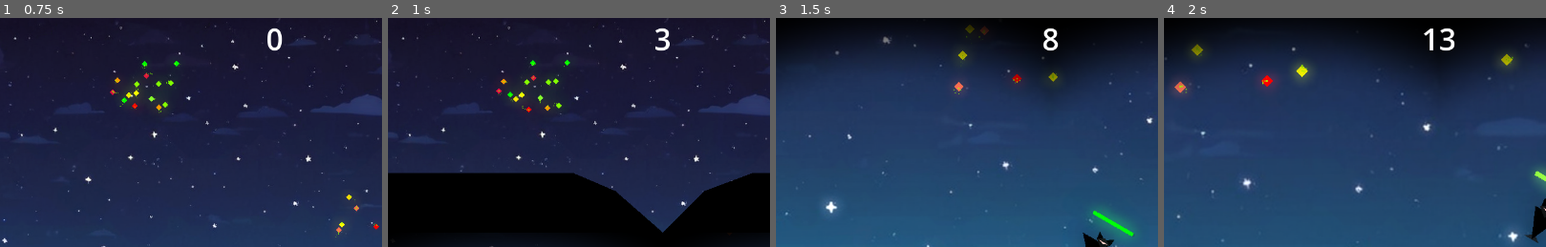
Above: before the commit, frames 1-4 (left to right).
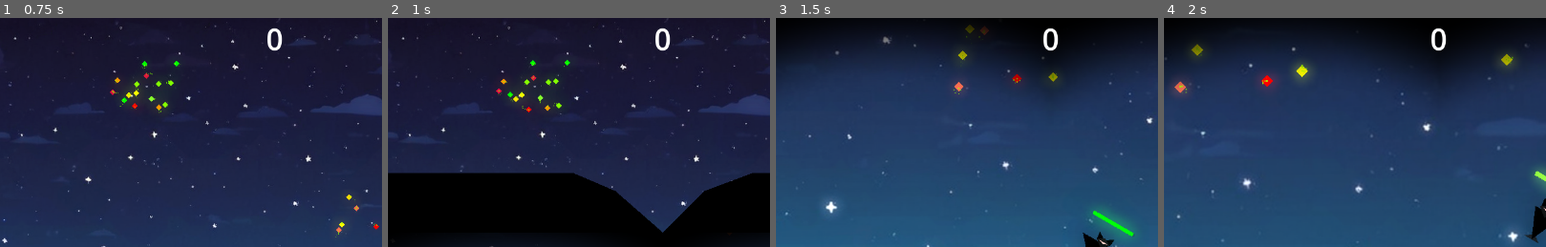
Above: after the commit, the same moments.

Repository: straightOn/FarthestBat
Game: Godot game, scene res://testarea.tscn
Two runs of this game, one before a commit and one after it. Both use one fixed random seed, a clock stepped at 60 frames per second and the inputs below.
Inputs (mouse positions are % of the whole screen's width and height, from its top left):
- Up to frame 1 (0.75 s): tap Enter (ui_accept) at 0.5 s; move the mouse to (55, 77) at 0.52 s; hold Right (ui_right) from 0.53 s (still down); hold Enter (ui_accept) from 0.53 s (still down); click (55, 77) at 0.67 s
- Up to frame 2 (1 s): keep holding Right (ui_right); keep holding Enter (ui_accept)
- Up to frame 3 (1.5 s): keep holding Right (ui_right); move the mouse to (61, 66) at 1.27 s; release Enter (ui_accept) at 1.28 s; click (61, 66) at 1.35 s
- Up to frame 4 (2 s): keep holding Right (ui_right); tap Enter (ui_accept) at 1.52, 1.55, 1.82 s
The pictures show only the part of the screen within x 14-64%, y 0-50%; the shares and areas given below are measured in that part.

Frame 1 is identical in both runs. In frame 2, 0.2% of the frame differs, in the area x 70-74%, y 4-15%; in frame 3, 0.2%; in frame 4, 0.5%, in the area x 68-77%, y 4-15%.
Error after the commit: Cannot call method 'start' on a null value. (res://testarea.gd:35)

Commit message:
added missing stuff

Diff:
--- a/character/bat.gd
+++ b/character/bat.gd
@@ -16,6 +16,7 @@
 var stamina = 100
 var flap_cost = 2
 var flapping = false
+var direction = 0
 
 signal on_caught
 
@@ -26,6 +27,12 @@
 	stamina = 100
 	animation_player.play("flap")
 	flapping = true
+
+func set_direction(new_direction: int):
+	direction = new_direction
+
+func flap():
+	pass
 
 func _physics_process(delta):
 	if not is_on_floor():
--- a/character/bat.tscn
+++ b/character/bat.tscn
@@ -14,11 +14,9 @@
 [sub_resource type="ParticleProcessMaterial" id="ParticleProcessMaterial_v5ab3"]
 particle_flag_disable_z = true
 direction = Vector3(0, 1, 0)
-gravity = Vector3(0, 98, 0)
 initial_velocity_min = 80.0
 initial_velocity_max = 80.0
-orbit_velocity_min = 0.0
-orbit_velocity_max = 0.0
+gravity = Vector3(0, 98, 0)
 
 [sub_resource type="CapsuleShape2D" id="CapsuleShape2D_28nlh"]
 height = 32.0
--- /dev/null
+++ b/character/player_input.gd
@@ -0,0 +1,5 @@
+extends Node2D
+
+# Called every frame. 'delta' is the elapsed time since the previous frame.
+func _process(delta):
+	pass
--- /dev/null
+++ b/character/player_input.tscn
@@ -0,0 +1,6 @@
+[gd_scene load_steps=2 format=3 uid="uid://du280fm5bxcu7"]
+
+[ext_resource type="Script" path="res://character/player_input.gd" id="1_r0osm"]
+
+[node name="PlayerInput" type="Node2D"]
+script = ExtResource("1_r0osm")
--- a/project.godot
+++ b/project.godot
@@ -12,7 +12,7 @@
 
 config/name="FarthestBat"
 run/main_scene="res://testarea.tscn"
-config/features=PackedStringArray("4.1", "GL Compatibility")
+config/features=PackedStringArray("4.2", "GL Compatibility")
 config/icon="res://icon.svg"
 
 [display]
--- /dev/null
+++ b/start.tscn
@@ -0,0 +1,3 @@
+[gd_scene format=3 uid="uid://kds08jouk45x"]
+
+[node name="Start" type="Node2D"]
--- a/testarea.tscn
+++ b/testarea.tscn
@@ -1,44 +1,20 @@
-[gd_scene load_steps=18 format=3 uid="uid://c8xu6pj73b3jv"]
+[gd_scene load_steps=13 format=3 uid="uid://c8xu6pj73b3jv"]
 
 [ext_resource type="Script" path="res://testarea.gd" id="1_3kbpe"]
 [ext_resource type="PackedScene" uid="uid://ckks5sxlrrs0p" path="res://character/bat.tscn" id="1_mbr66"]
-[ext_resource type="Texture2D" uid="uid://ip6x04vaj5ue" path="res://assets/background.png" id="2_sevyk"]
+[ext_resource type="PackedScene" uid="uid://bwjwjc317hhkf" path="res://world/world.tscn" id="2_sv8tq"]
 [ext_resource type="PackedScene" uid="uid://bon7cove46jc4" path="res://world/spy_glass_overlay.tscn" id="2_tl0ve"]
-[ext_resource type="PackedScene" uid="uid://bhkbqk1g6n4fc" path="res://world/firefly_spawner.tscn" id="3_66t3i"]
+[ext_resource type="PackedScene" uid="uid://dpfykxenl6jar" path="res://world/fire_fly_container.tscn" id="3_5xs55"]
 [ext_resource type="PackedScene" uid="uid://bg5uxie7ahylk" path="res://character/ground_predator.tscn" id="5_6ths3"]
-
-[sub_resource type="WorldBoundaryShape2D" id="WorldBoundaryShape2D_v01u3"]
-
-[sub_resource type="WorldBoundaryShape2D" id="WorldBoundaryShape2D_4wt0d"]
-normal = Vector2(1, 0)
-
-[sub_resource type="WorldBoundaryShape2D" id="WorldBoundaryShape2D_a7nvm"]
-normal = Vector2(-1, 0)
-
-[sub_resource type="WorldBoundaryShape2D" id="WorldBoundaryShape2D_lsdmn"]
-normal = Vector2(0, 1)
-
-[sub_resource type="RectangleShape2D" id="RectangleShape2D_oac1y"]
-
-[sub_resource type="Environment" id="Environment_wrhyu"]
-background_mode = 3
-glow_enabled = true
-glow_levels/1 = 0.9
-glow_levels/2 = 1.32
-glow_levels/4 = 1.68
-glow_normalized = true
-glow_intensity = 2.43
-glow_strength = 1.44
-glow_blend_mode = 0
-glow_hdr_threshold = 0.0
-glow_hdr_luminance_cap = 21.01
+[ext_resource type="PackedScene" uid="uid://du280fm5bxcu7" path="res://character/player_input.tscn" id="6_qprc5"]
+[ext_resource type="PackedScene" uid="uid://d2r6p1wjgwg6c" path="res://world/ui.tscn" id="8_w1m6l"]
 
 [sub_resource type="Animation" id="Animation_xdfmm"]
 length = 0.001
 tracks/0/type = "value"
 tracks/0/imported = false
 tracks/0/enabled = true
-tracks/0/path = NodePath("Character/Player/Camera2D:zoom")
+tracks/0/path = NodePath("Player/Bat/Camera2D:zoom")
 tracks/0/interp = 1
 tracks/0/loop_wrap = true
 tracks/0/keys = {
@@ -65,7 +41,7 @@
 tracks/0/type = "value"
 tracks/0/imported = false
 tracks/0/enabled = true
-tracks/0/path = NodePath("Character/Player/Camera2D:zoom")
+tracks/0/path = NodePath("Player/Bat/Camera2D:zoom")
 tracks/0/interp = 1
 tracks/0/loop_wrap = true
 tracks/0/keys = {
@@ -96,65 +72,20 @@
 [sub_resource type="CircleShape2D" id="CircleShape2D_nmu2v"]
 radius = 50.0
 
-[sub_resource type="LabelSettings" id="LabelSettings_5yv4h"]
-font_size = 50
-
 [node name="Testarea" type="Node2D"]
 script = ExtResource("1_3kbpe")
 
-[node name="World" type="Node2D" parent="."]
+[node name="World" parent="." instance=ExtResource("2_sv8tq")]
 
-[node name="Background" type="Sprite2D" parent="World"]
-texture = ExtResource("2_sevyk")
-centered = false
+[node name="FireFlyContainer" parent="." instance=ExtResource("3_5xs55")]
 
-[node name="Borders" type="StaticBody2D" parent="World"]
-position = Vector2(677, 766)
+[node name="Player" type="Node2D" parent="."]
 
-[node name="Bottom" type="CollisionShape2D" parent="World/Borders"]
-position = Vector2(0, -20)
-shape = SubResource("WorldBoundaryShape2D_v01u3")
-
-[node name="Left" type="CollisionShape2D" parent="World/Borders"]
-position = Vector2(-677, -405)
-shape = SubResource("WorldBoundaryShape2D_4wt0d")
-
-[node name="Right" type="CollisionShape2D" parent="World/Borders"]
-position = Vector2(602, -405)
-shape = SubResource("WorldBoundaryShape2D_a7nvm")
-
-[node name="Top" type="CollisionShape2D" parent="World/Borders"]
-position = Vector2(2, -757)
-shape = SubResource("WorldBoundaryShape2D_lsdmn")
-
-[node name="Podest" type="CollisionShape2D" parent="World/Borders"]
-position = Vector2(22, -151)
-shape = SubResource("RectangleShape2D_oac1y")
-
-[node name="WorldEnvironment" type="WorldEnvironment" parent="World"]
-environment = SubResource("Environment_wrhyu")
-
-[node name="FireFlyContainer" type="Node2D" parent="."]
-
-[node name="FireflySpawner" parent="FireFlyContainer" instance=ExtResource("3_66t3i")]
-position = Vector2(429, 130)
-
-[node name="FireflySpawner2" parent="FireFlyContainer" instance=ExtResource("3_66t3i")]
-position = Vector2(791, 368)
-
-[node name="FireflySpawner3" parent="FireFlyContainer" instance=ExtResource("3_66t3i")]
-position = Vector2(321, 499)
-
-[node name="FireflySpawner4" parent="FireFlyContainer" instance=ExtResource("3_66t3i")]
-position = Vector2(1068, 295)
-
-[node name="Character" type="Node2D" parent="."]
-
-[node name="Player" parent="Character" instance=ExtResource("1_mbr66")]
+[node name="Bat" parent="Player" instance=ExtResource("1_mbr66")]
 unique_name_in_owner = true
 position = Vector2(698, 582)
 
-[node name="Camera2D" type="Camera2D" parent="Character/Player"]
+[node name="Camera2D" type="Camera2D" parent="Player/Bat"]
 unique_name_in_owner = true
 position = Vector2(-1, 0)
 limit_left = 0
@@ -164,52 +95,34 @@
 position_smoothing_enabled = true
 rotation_smoothing_enabled = true
 
-[node name="CameraAnimation" type="AnimationPlayer" parent="Character/Player"]
+[node name="CameraAnimation" type="AnimationPlayer" parent="Player/Bat"]
 unique_name_in_owner = true
 root_node = NodePath("../../..")
 libraries = {
 "": SubResource("AnimationLibrary_7tofy")
 }
 
-[node name="MouseArea" type="Area2D" parent="Character/Player"]
+[node name="MouseArea" type="Area2D" parent="Player/Bat"]
 
-[node name="CollisionShape2D" type="CollisionShape2D" parent="Character/Player/MouseArea"]
+[node name="CollisionShape2D" type="CollisionShape2D" parent="Player/Bat/MouseArea"]
 shape = SubResource("CircleShape2D_nmu2v")
 
-[node name="GroundPredator" parent="Character" instance=ExtResource("5_6ths3")]
+[node name="GroundPredator" parent="Player" instance=ExtResource("5_6ths3")]
 position = Vector2(111, 719)
+
+[node name="PlayerInput" parent="Player" instance=ExtResource("6_qprc5")]
 
 [node name="SpyGlassOverlay" parent="." instance=ExtResource("2_tl0ve")]
 unique_name_in_owner = true
 offset = Vector2(0, 900)
 transform = Transform2D(1, 0, 0, 1, 0, 900)
 
-[node name="Ui" type="CanvasLayer" parent="."]
+[node name="Ui" parent="." instance=ExtResource("8_w1m6l")]
 unique_name_in_owner = true
-visible = false
 
-[node name="ScoreTimer" type="Timer" parent="Ui"]
-unique_name_in_owner = true
-wait_time = 0.1
-
-[node name="VBoxContainer" type="VBoxContainer" parent="Ui"]
-anchors_preset = 10
-anchor_right = 1.0
-offset_bottom = 69.0
-grow_horizontal = 2
-
-[node name="ScoreLabel" type="Label" parent="Ui/VBoxContainer"]
-unique_name_in_owner = true
-layout_mode = 2
-text = "0"
-label_settings = SubResource("LabelSettings_5yv4h")
-horizontal_alignment = 1
-vertical_alignment = 1
-
-[connection signal="input_event" from="Character/Player" to="." method="_on_player_input_event"]
-[connection signal="mouse_entered" from="Character/Player" to="." method="_on_player_mouse_entered"]
-[connection signal="mouse_exited" from="Character/Player" to="." method="_on_player_mouse_exited"]
-[connection signal="input_event" from="Character/Player/MouseArea" to="." method="_on_mouse_area_input_event"]
-[connection signal="mouse_entered" from="Character/Player/MouseArea" to="." method="_on_mouse_area_mouse_entered"]
-[connection signal="mouse_exited" from="Character/Player/MouseArea" to="." method="_on_mouse_area_mouse_exited"]
-[connection signal="timeout" from="Ui/ScoreTimer" to="." method="_on_timer_timeout"]
+[connection signal="input_event" from="Player/Bat" to="." method="_on_player_input_event"]
+[connection signal="mouse_entered" from="Player/Bat" to="." method="_on_player_mouse_entered"]
+[connection signal="mouse_exited" from="Player/Bat" to="." method="_on_player_mouse_exited"]
+[connection signal="input_event" from="Player/Bat/MouseArea" to="." method="_on_mouse_area_input_event"]
+[connection signal="mouse_entered" from="Player/Bat/MouseArea" to="." method="_on_mouse_area_mouse_entered"]
+[connection signal="mouse_exited" from="Player/Bat/MouseArea" to="." method="_on_mouse_area_mouse_exited"]
--- /dev/null
+++ b/world/fire_fly_container.tscn
@@ -0,0 +1,17 @@
+[gd_scene load_steps=2 format=3 uid="uid://dpfykxenl6jar"]
+
+[ext_resource type="PackedScene" uid="uid://bhkbqk1g6n4fc" path="res://world/firefly_spawner.tscn" id="1_n8bay"]
+
+[node name="FireFlyContainer" type="Node2D"]
+
+[node name="FireflySpawner" parent="." instance=ExtResource("1_n8bay")]
+position = Vector2(429, 130)
+
+[node name="FireflySpawner2" parent="." instance=ExtResource("1_n8bay")]
+position = Vector2(791, 368)
+
+[node name="FireflySpawner3" parent="." instance=ExtResource("1_n8bay")]
+position = Vector2(321, 499)
+
+[node name="FireflySpawner4" parent="." instance=ExtResource("1_n8bay")]
+position = Vector2(1068, 295)
--- a/world/firefly.tscn
+++ b/world/firefly.tscn
@@ -21,11 +21,11 @@
 color_ramp = SubResource("GradientTexture1D_2a3hq")
 anim_speed_max = 1.0
 
+[sub_resource type="Animation" id="Animation_l2py0"]
+resource_name = "despawn"
+
 [sub_resource type="Animation" id="Animation_8fyme"]
 resource_name = "spawn"
-
-[sub_resource type="Animation" id="Animation_l2py0"]
-resource_name = "despawn"
 
 [sub_resource type="AnimationLibrary" id="AnimationLibrary_kfiri"]
 _data = {
--- /dev/null
+++ b/world/ui.gd
@@ -0,0 +1 @@
+extends CanvasLayer
--- /dev/null
+++ b/world/ui.tscn
@@ -0,0 +1,28 @@
+[gd_scene load_steps=3 format=3 uid="uid://d2r6p1wjgwg6c"]
+
+[ext_resource type="Script" path="res://world/ui.gd" id="1_o16fx"]
+
+[sub_resource type="LabelSettings" id="LabelSettings_5yv4h"]
+font_size = 50
+
+[node name="Ui" type="CanvasLayer"]
+visible = false
+script = ExtResource("1_o16fx")
+
+[node name="ScoreTimer" type="Timer" parent="."]
+unique_name_in_owner = true
+wait_time = 0.1
+
+[node name="VBoxContainer" type="VBoxContainer" parent="."]
+anchors_preset = 10
+anchor_right = 1.0
+offset_bottom = 69.0
+grow_horizontal = 2
+
+[node name="ScoreLabel" type="Label" parent="VBoxContainer"]
+unique_name_in_owner = true
+layout_mode = 2
+text = "0"
+label_settings = SubResource("LabelSettings_5yv4h")
+horizontal_alignment = 1
+vertical_alignment = 1
--- /dev/null
+++ b/world/world.tscn
@@ -0,0 +1,61 @@
+[gd_scene load_steps=8 format=3 uid="uid://bwjwjc317hhkf"]
+
+[ext_resource type="Texture2D" uid="uid://ip6x04vaj5ue" path="res://assets/background.png" id="1_af8rd"]
+
+[sub_resource type="WorldBoundaryShape2D" id="WorldBoundaryShape2D_v01u3"]
+
+[sub_resource type="WorldBoundaryShape2D" id="WorldBoundaryShape2D_4wt0d"]
+normal = Vector2(1, 0)
+
+[sub_resource type="WorldBoundaryShape2D" id="WorldBoundaryShape2D_a7nvm"]
+normal = Vector2(-1, 0)
+
+[sub_resource type="WorldBoundaryShape2D" id="WorldBoundaryShape2D_lsdmn"]
+normal = Vector2(0, 1)
+
+[sub_resource type="RectangleShape2D" id="RectangleShape2D_oac1y"]
+
+[sub_resource type="Environment" id="Environment_wrhyu"]
+background_mode = 3
+glow_enabled = true
+glow_levels/1 = 0.9
+glow_levels/2 = 1.32
+glow_levels/4 = 1.68
+glow_normalized = true
+glow_intensity = 2.43
+glow_strength = 1.44
+glow_blend_mode = 0
+glow_hdr_threshold = 0.0
+glow_hdr_luminance_cap = 21.01
+
+[node name="World" type="Node2D"]
+
+[node name="Background" type="Sprite2D" parent="."]
+texture = ExtResource("1_af8rd")
+centered = false
+
+[node name="Borders" type="StaticBody2D" parent="."]
+position = Vector2(677, 766)
+
+[node name="Bottom" type="CollisionShape2D" parent="Borders"]
+position = Vector2(0, -20)
+shape = SubResource("WorldBoundaryShape2D_v01u3")
+
+[node name="Left" type="CollisionShape2D" parent="Borders"]
+position = Vector2(-677, -405)
+shape = SubResource("WorldBoundaryShape2D_4wt0d")
+
+[node name="Right" type="CollisionShape2D" parent="Borders"]
+position = Vector2(602, -405)
+shape = SubResource("WorldBoundaryShape2D_a7nvm")
+
+[node name="Top" type="CollisionShape2D" parent="Borders"]
+position = Vector2(2, -757)
+shape = SubResource("WorldBoundaryShape2D_lsdmn")
+
+[node name="Podest" type="CollisionShape2D" parent="Borders"]
+position = Vector2(22, -151)
+shape = SubResource("RectangleShape2D_oac1y")
+
+[node name="WorldEnvironment" type="WorldEnvironment" parent="."]
+environment = SubResource("Environment_wrhyu")
Not shown: 1 places in character/bat.tscn that only renumber resources
